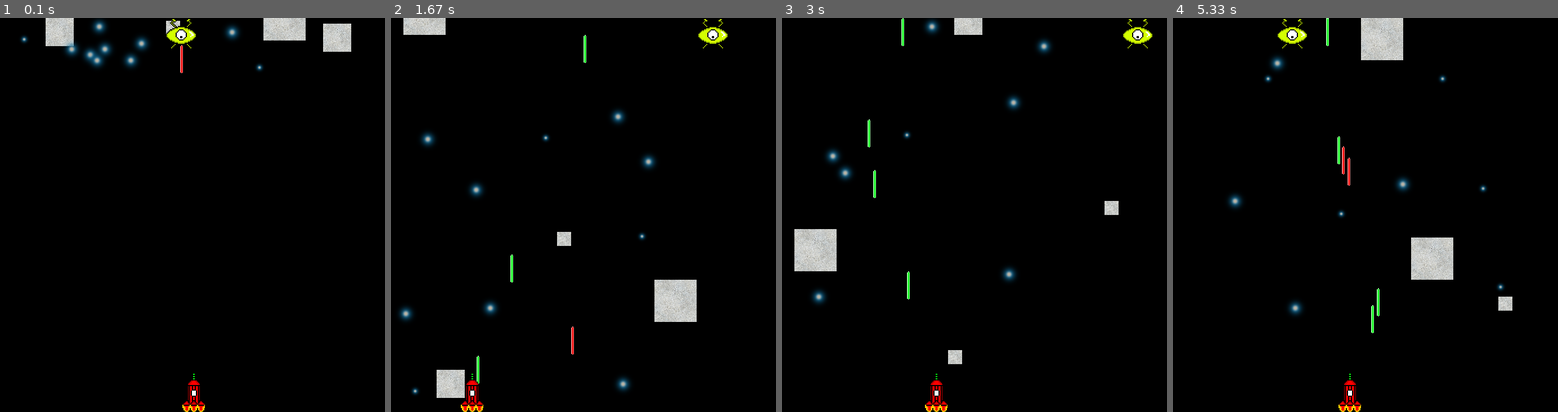
Above: before the commit, frames 1-4 (left to right).
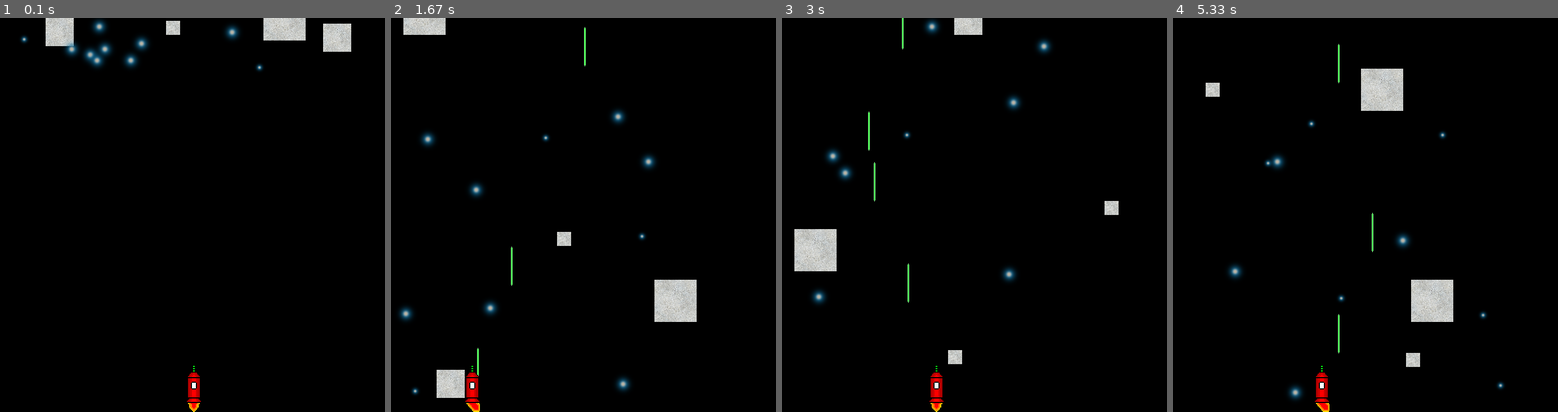
Above: after the commit, the same moments.

Repository: tyomies123/asteroid-game
Game: pygame game, started from asd.py
Two runs of this game, one before a commit and one after it. Both use one fixed random seed, a clock stepped at 60 frames per second and the inputs below.
Inputs:
- Up to frame 1 (0.1 s): no input
- Up to frame 2 (1.67 s): hold Space 0.33-0.87 s; hold Left 0.33-0.87 s; hold Left 0.9-1.43 s; tap Space at 0.97, 1.27 s
- Up to frame 3 (3 s): hold Right 2.3-2.93 s; tap Space at 2.37, 2.67 s; hold Left from 2.97 s (still down)
- Up to frame 4 (5.33 s): tap Space at 3.03, 3.33, 3.53, 3.83, 4.03, 4.37, 4.67, 4.87, 5.17 s; release Left at 3.43 s; hold Right 3.47-3.93 s; hold Up 3.97-4.27 s; hold Right 4.3-4.77 s; hold Left from 4.8 s (still down)

The runs differ from the first frame. In frame 1, 0.6% of the frame differs, in the area x 43-54%, y 0-100%; in frame 2, 0.7%; in frame 3, 0.7%; in frame 4, 7.4%, in the area x 8-89%, y 0-100%.

Commit message:
rocket sprite

Diff:
--- a/EnemyProjectile.py
+++ b/EnemyProjectile.py
@@ -12,7 +12,7 @@
         self.rect = self.image.get_rect()
         self.proj_plain = pygame.sprite.RenderPlain(self)
 
-        self.rect.x = self.owner_x - (self.width / 2)
+        self.rect.midbottom = self.owner_x
         self.rect.y = self.owner_y
 
     def rocket_collided(self, rocket):
--- a/Field.py
+++ b/Field.py
@@ -20,28 +20,28 @@
 
 
 class FieldObjectFactory():
-    def create_FallingObject(self, typ, object_minmax, object_speed, screen):
+    def create_FallingObject(self, typ, minmax, speed, screen):
 
         if typ == "Star":
-            return Star(object_minmax, object_speed, screen)
+            return Star(minmax, speed, screen)
 
         if typ == "Asteroid":
-            return Asteroid(object_minmax, object_speed, screen)
-
-
-    def create_PowerUp(self, typ, powerup_size, powerup_speed, screen):
+            return Asteroid(minmax, speed, screen)
+
+
+    def create_PowerUp(self, typ, size, speed, screen):
 
         if typ == "ExtraHealth":
-            return ExtraHealth(powerup_size, powerup_speed, screen)
+            return ExtraHealth(size, speed, screen)
 
         if typ == "PiercingShot":
-            return PiercingShot(powerup_size, powerup_speed, screen)
-
-
-    def create_Enemy(self, typ, start_x, start_y, width, height, speed, hp, screen):
+            return PiercingShot(size, speed, screen)
+
+
+    def create_Enemy(self, typ, start_x, start_y, size, speed, hp, screen):
 
         if typ == "Ufo":
-            return Ufo(start_x, start_y, width, height, speed, hp, screen)
+            return Ufo(start_x, start_y, size, speed, hp, screen)
 
 
 class Field():
@@ -51,10 +51,13 @@
         self.enemies = []
         self.enemy_projectiles = []
 
-        self.score = 0
-
         self.screen = screen
         self.factory = FieldObjectFactory()
+
+        self.score = 0
+        self.ufo_threshold = 20
+        self.ufo_destroyed_score = 0
+        self.n = 1
 
         asteroid_count = 0
 
@@ -70,9 +73,6 @@
             else:
                 self.objects.append(self.factory.create_FallingObject("Star", [25, 75], randrange(20, 51, 5), self.screen))
 
-        self.enemies.append(self.factory.create_Enemy("Ufo", randrange(0, self.screen.get_width(), 10), 0, 56, 56, 10, 3, self.screen))
-
-
         self.objects_plain = pygame.sprite.RenderPlain(self.objects)
 
 
@@ -83,6 +83,7 @@
 
         self.objects_plain.draw(self.screen)
 
+
         #Render powerups
         if len(self.powerups) > 0:
             for powerup in self.powerups:
@@ -94,9 +95,11 @@
             powerups_plain = pygame.sprite.RenderPlain(self.powerups)
             powerups_plain.draw(self.screen)
 
+
         #Render enemies
-        for enemy in self.enemies:
-            enemy.render()
+        if len(self.enemies) > 0:
+            for enemy in self.enemies:
+                enemy.render()
 
 
         #Render enemy projectiles
@@ -131,8 +134,7 @@
             if object.projectile_collided(projectile):
                 object.reset()
 
-                self.score = self.score + 1
-                print("Score: ", self.score)
+                self.score_checker()
 
                 powerup_chance = Dice()
                 dice_roll = powerup_chance.roll()
@@ -155,21 +157,22 @@
 
                 if enemy_hp <= 0:
                     self.enemies.remove(enemy)
-                    self.score = self.score + 10
-                    print("Score: ", self.score)
+
+                    if self.score > self.ufo_threshold:
+                        self.ufo_destroyed_score = self.score - self.ufo_threshold - self.ufo_destroyed_score
+                    self.score_checker()
 
                 return True
 
 
     #Powerup collision
     def powerup_collision_check(self, rocket):
-        for powerup in self.powerups:
+        for powerup in self.powerups[:]:
             if powerup.collided(rocket):
                 rocket.powerup_pickup(powerup)
                 self.powerups.remove(powerup)
 
-                self.score = self.score + 1
-                print("Score: ", self.score)
+                self.score_checker()
 
             #Enemy projectile can destroy powerup
             for enemy_projectile in self.enemy_projectiles:
@@ -190,4 +193,19 @@
                 if enemy.rect.center[0] >= powerup.rect.left and enemy.rect.center[0] <= powerup.rect.right:
                     self.enemy_projectiles.append(enemy.shoot())
 
+
+    def score_checker(self):
+        self.score = self.score + 1
+        print("Score: ", self.score)
+
+        if self.score >= self.ufo_threshold * self.n + self.ufo_destroyed_score:
+            if len(self.enemies) > 0:
+                pass
+            else:
+                self.n = self.n + 1
+                self.enemies.append(self.factory.create_Enemy("Ufo", randrange(0, self.screen.get_width(), 10),
+                                                              0, 56, 10, 3, self.screen))
+
+
+
 ##End
--- a/ProjectileObject.py
+++ b/ProjectileObject.py
@@ -21,7 +21,7 @@
         self.rect = self.image.get_rect()
         self.proj_plain = pygame.sprite.RenderPlain(self)
 
-        self.rect.x = self.owner_x - (self.width / 2)
+        self.rect.midbottom = self.owner_x
         self.rect.y = self.screen.get_height() - self.owner_y
 
     def rocket_collided(self, rocket):
--- a/Rocket.py
+++ b/Rocket.py
@@ -10,10 +10,11 @@
 from PiercingShot import PiercingShot
 
 class Rocket(pygame.sprite.Sprite):
-    def __init__(self, start_x, start_y, width, height, hp, screen):
+    def __init__(self, start_x, start_y, width, height, speed, hp, screen):
         pygame.sprite.Sprite.__init__(self)
         self.width = width
         self.height = height
+        self.speed = speed
         self.hp = hp
 
         self.image = pygame.transform.scale(pygame.image.load('rocket.png'), (self.width, self.height))
@@ -26,15 +27,34 @@
 
         self.screen = screen
 
-    def movement(self, distance):
-        self.rect.move_ip(distance, 0)
+    def move_left(self):
+        self.image = pygame.transform.scale(pygame.image.load('rocket_move_left.png'), (self.width, self.height))
+
+        self.rect.move_ip(0 - self.speed, 0)
 
         #Prevent the rocket from going offscreen
         if self.rect.x < 0:
-            self.rect.move_ip(10, 0)
+            self.rect.move_ip(self.speed, 0)
 
-        elif self.rect.x > self.screen.get_width() - self.width:
-            self.rect.move_ip(-10, 0)
+        self.rocket_plain = pygame.sprite.RenderPlain(self)
+
+
+    def move_right(self):
+        self.image = pygame.transform.scale(pygame.image.load('rocket_move_right.png'), (self.width, self.height))
+
+        self.rect.move_ip(self.speed, 0)
+
+        #Prevent the rocket from going offscreen
+        if self.rect.x > self.screen.get_width() - self.width:
+            self.rect.move_ip(0 - self.speed, 0)
+
+        self.rocket_plain = pygame.sprite.RenderPlain(self)
+
+    def stationary(self):
+        self.image = pygame.transform.scale(pygame.image.load('rocket.png'), (self.width, self.height))
+
+        self.rocket_plain = pygame.sprite.RenderPlain(self)
+
 
     def hit(self):
         self.hp = self.hp - 1
@@ -47,7 +67,7 @@
             sys.exit()
 
     def shoot(self):
-        return RocketProjectile(5, 50, 30, self.screen, self.rect.midtop[0], self.height)
+        return RocketProjectile(3, 70, 30, self.screen, self.rect.midtop, self.height)
 
     def powerup_pickup(self, powerup):
         #Check which powerup type was picked up
--- a/Ufo.py
+++ b/Ufo.py
@@ -6,21 +6,26 @@
 from EnemyProjectile import EnemyProjectile
 
 class Ufo(pygame.sprite.Sprite):
-    def __init__(self, start_x, start_y, width, height, speed, hp, screen):
+    def __init__(self, start_x, start_y, size, speed, hp, screen):
         pygame.sprite.Sprite.__init__(self)
-        self.width = width
-        self.height = height
+        self.size = size
         self.speed = speed
         self.hp = hp
         self.screen = screen
 
         enemy_list = ['ufo_green_new.png', 'ufo_pink_new.png', 'ufo_orange_new.png']
 
-        self.image = pygame.transform.scale(pygame.image.load(enemy_list[randint(0, len(enemy_list) - 1)]), (self.width, self.height))
+        self.image = pygame.transform.scale(pygame.image.load(enemy_list[randint(0, len(enemy_list) - 1)]), (self.size, self.size))
 
         self.rect = self.image.get_rect()
+
         self.rect.x = start_x
         self.rect.y = start_y
+
+        #Hitbox 25% smaller
+        self.rect.left = self.size - self.size * 0.25
+        self.rect.right = self.rect.left
+        self.rect.height = self.size - self.size * 0.25
 
         self.enemy_plain = pygame.sprite.RenderPlain(self)
 
@@ -39,7 +44,7 @@
             self.rect.move_ip(0 - self.speed, 0)
 
     def shoot(self):
-        return EnemyProjectile(5, 50, 20, self.screen, self.rect.midbottom[0], self.rect.center[1])
+        return EnemyProjectile(3, 70, 20, self.screen, self.rect.midbottom, self.rect.center[1])
 
     def projectile_collided(self, projectile):
         if self.rect.colliderect(projectile.rect):
--- a/asd.py
+++ b/asd.py
@@ -19,8 +19,9 @@
 screen = pygame.display.get_surface()
 
 #Rocket settings
-rocket_width = 40
-rocket_height = 70
+rocket_width = 28
+rocket_height = 84
+rocket_speed = 10
 rocket_spawn_x = screen.get_width() / 2 - rocket_width / 2
 rocket_spawn_y = screen.get_height() - rocket_height
 rocket_hp = 3
@@ -34,9 +35,8 @@
 
 
 #Creating objects
-rocket = Rocket(rocket_spawn_x, rocket_spawn_y, rocket_width, rocket_height, rocket_hp, screen)
+rocket = Rocket(rocket_spawn_x, rocket_spawn_y, rocket_width, rocket_height, rocket_speed, rocket_hp, screen)
 world = Field(object_num, screen)
-##ufo = FlyingSaucer(randrange(0, screen.get_width(), 10), 0, 56, 56, 10, 3, screen)
 
 #Background
 background = pygame.transform.scale(pygame.image.load(background_image), (screen_x, screen_y)).convert()
@@ -65,10 +65,13 @@
 
 
     if move_command[K_LEFT]:
-        rocket.movement(-10)    #Move left
+        rocket.move_left()
 
     if move_command[K_RIGHT]:
-        rocket.movement(10)     #Move right
+        rocket.move_right()
+
+    elif not move_command[K_LEFT] and not move_command[K_RIGHT]:
+        rocket.stationary()
 
     screen.blit(background, (0, 0))
 
Binary file changed: rocket.png
Binary file added: rocket_move_left.png
Binary file added: rocket_move_right.png
